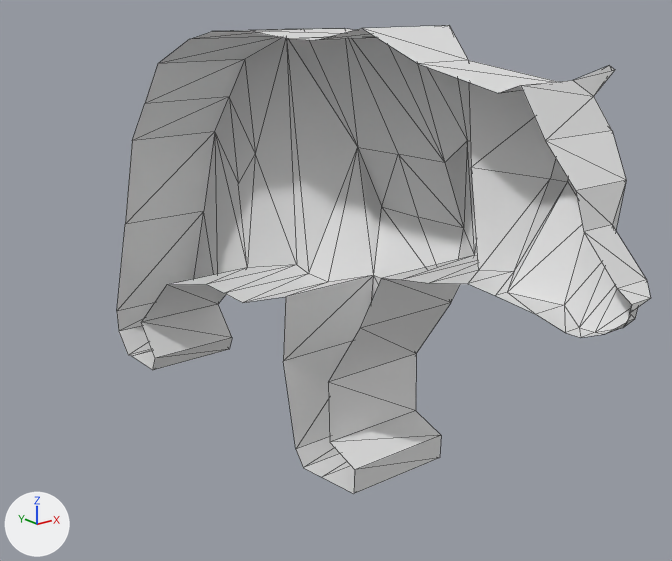
The glTF model models/bear.glb, before and after one commit.
Before and after are seen from a 50 mm camera at (-2.68, -4.03, 2.46) aimed at (0.19, -0.45, 1.03). Arrows for +X, +Y and +Z are at lower left; the lights stay in place. Mesh edges are drawn as thin lines. Where no turn or scale is listed for an object, it has been applied to the vertices. Vertices at the same position are counted once.
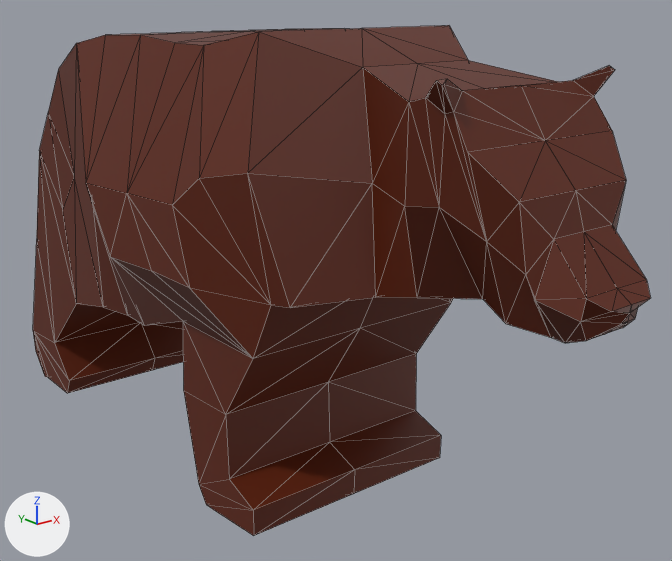
The newer file is also turned or shifted as a whole; pictures and numbers use the older file's frame.

Location of each change, [x1, y1, x2, y2] in pixels of the pictures (672 x 561 px):
'Plane', reshaped (16% wider, 9% taller)
    before: [117, 25, 651, 494]
    after: [33, 25, 651, 536]
part 1 of me_plane, added (brown)
    after: [33, 28, 631, 536]
part 2 of me_plane, recoloured (grey to brown)
    before: [117, 25, 651, 494]
    after: [142, 25, 651, 493]

What changed in the scene script:
```text
Add mat_material_001:
    mat_material_001 = principled_material('Material.001')
    mat_material_001.base_color = (0.107, 0.0123, 0.0)  # brown #5c1d00
Change me_plane:
    used by ob_plane; location = (0.0, 0.0, 1.366)
    remove me_plane.from_pydata(...)  # 124 vertices, 196 faces; spans x 0.0..0.86, y -2.3..1.8, z -1.37..0.94
    add me_plane.from_pydata(...)  # 197 vertices, 391 faces; spans x -0.86..0.86, y -2.3..1.8, z -1.37..0.94
    me_plane part 1
    44 vertices are added at x -0.86..-0.04, y -2.3..1.11, z -0.57..0.94
    29 new vertices lie (-0.61, 0.0, 0.0) away from vertices in x 0.0, y -1.14..1.8, z -1.37..0.89
    195 new faces join them
    me_plane part 2: 196 faces spanning x 0.0..0.86, y -2.3..1.8, z -1.37..0.94 switch from no material to mat_material_001 (brown #5c1d00)
```
